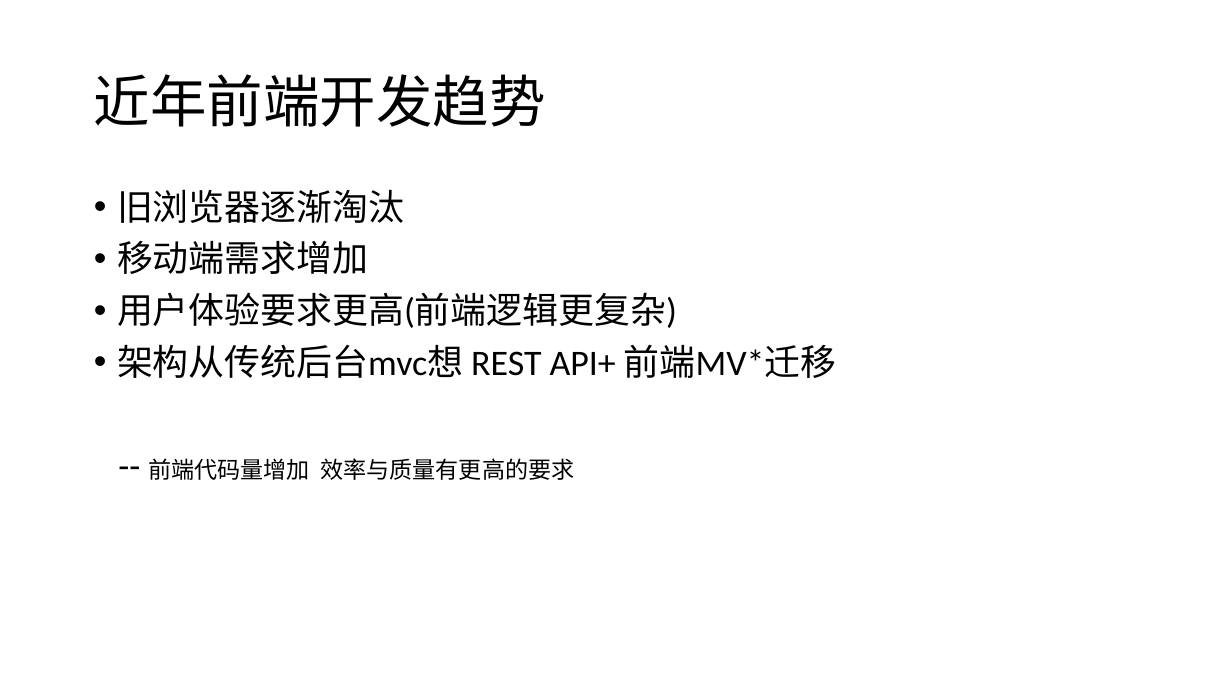
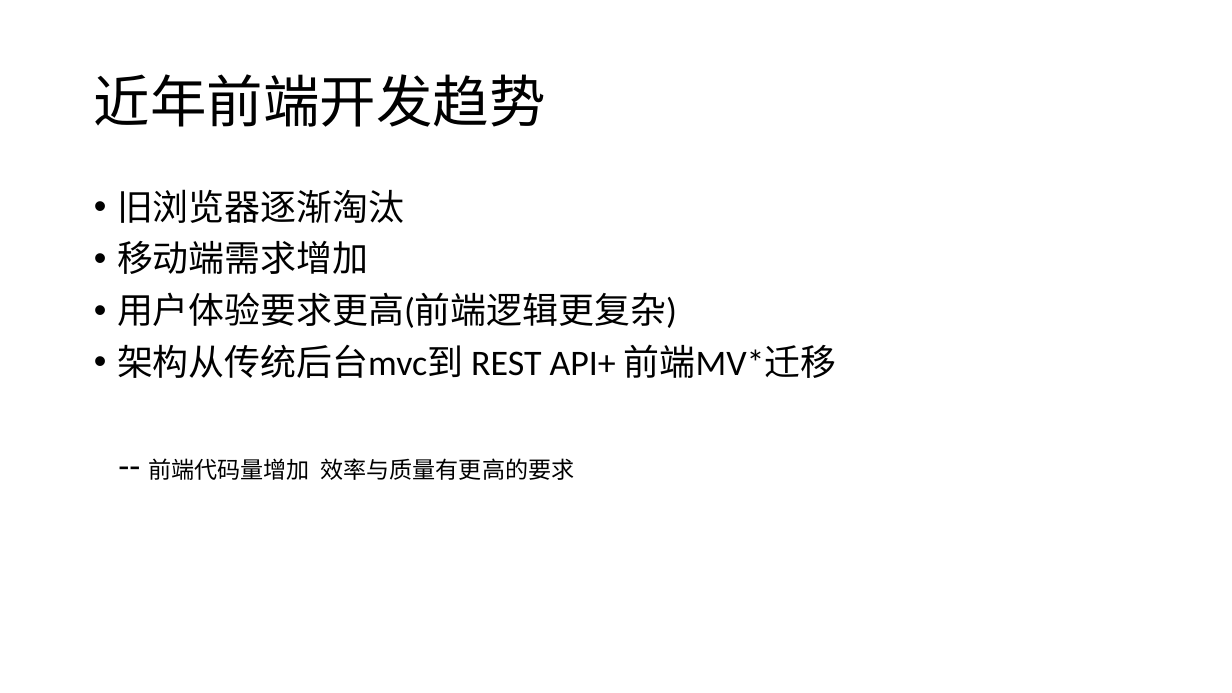
Before and after one commit to ninan1028/webstudy, a slide deck: slide 2 of vue/vuedemo/Vue学习.pptx. Drawn at 1232x693 pixels with LibreOffice and Linux fonts; fonts in the diff are those of the drawing. Boxes give left, top, right and bottom in pixels: in the first picture for what was removed or moved away, otherwise in the second. Text is boxed around its words. In the diff, an @@ line names an element or a change of style, - is before the commit and + after.

```diff
--- a/vue/vuedemo/Vue学习.pptx
+++ b/vue/vuedemo/Vue学习.pptx
@@ text at [117, 344, 836, 378]: text changed @@
-• 架构从传统后台mvc想 REST API+ 前端MV*迁移
+• 架构从传统后台mvc到 REST API+ 前端MV*迁移
```
Also in this commit, not shown: 1 other slide changed, 2 slides added, 4 other files.
